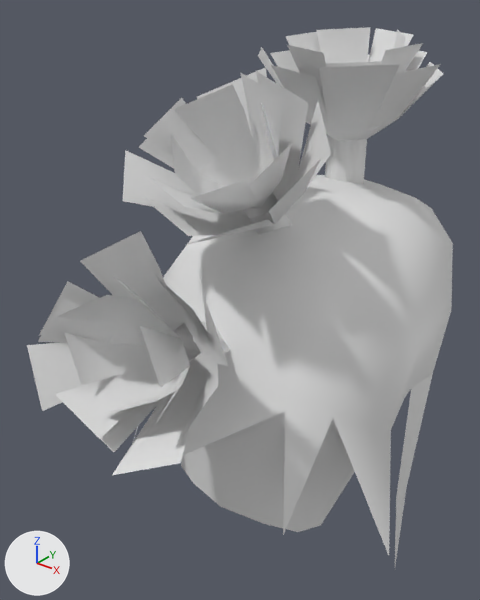
Two versions of the glTF model assets/Converted Models/HairStyle/Human Male/Martial arts male hair 35.glb, one commit apart.
Rendered twice from a camera (50 mm lens) standing at (0.205, -0.317, 0.264) and looking at (-0.025, -0.03, 0.087). The lights are fixed; the arrows at lower left show +X, +Y and +Z. The older version comes first.

Objects in the first picture: '������ͷ��35_0'.
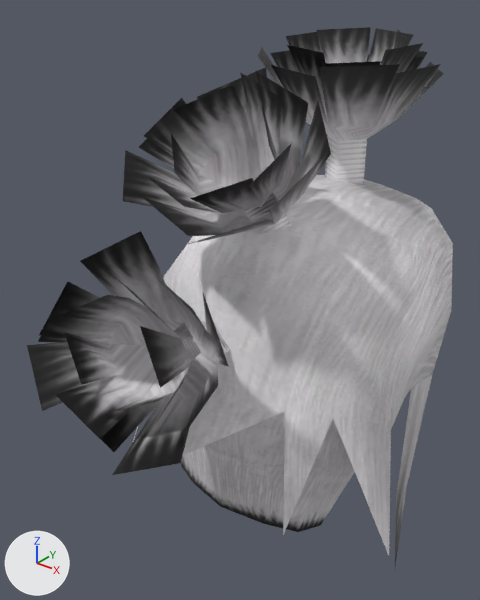
Location of each change, (x1, y1, x2, y2) in pixels of the pictures (480 x 600 px):
'������ͷ��35_0', recoloured (white to grey)
    both: (27, 27, 452, 565)

The change, as a list of edits to the scene's bpy script:
```text
Add img_tex_2251939496341131144_dds:
    img_tex_2251939496341131144_dds = load_image('tex_2251939496341131144.dds', '_unpacked/tex_2251939496341131144.dds', 512, 512, 'sRGB')
Add mat_武侠男头发35_0_mat:
    mat_武侠男头发35_0_mat = principled_material('武侠男头发35_0_mat')
    mat_武侠男头发35_0_mat.texture = img_tex_2251939496341131144_dds
Change me_ͷ__35_0:
    where me_ͷ__35_0.from_pydata(...)  # 262 vertices, 312 faces; spans x -0.1..0.1, y -0.17..0.107, z -0.132..0.238
    add me_ͷ__35_0.materials.append(mat_武侠男头发35_0_mat)  # picture img_tex_2251939496341131144_dds
```
